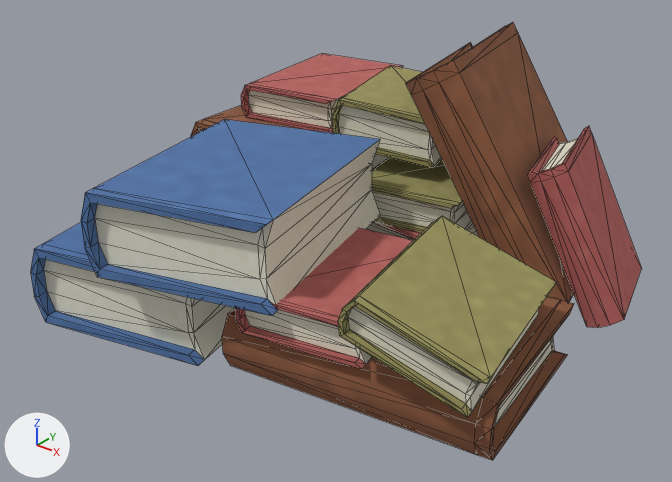
An edit to the FBX model Mo l/Assets/Art/StaticMeshes/StaticMeshesImport/Import/SM_Book_Pile.fbx, drawn before and after from the same camera.
Rendered twice from a 50 mm camera at (1.01, -1.369, 0.901) aimed at (0.011, -0.121, 0.127). The lights are fixed; the arrows at lower left show +X, +Y and +Z. Mesh edges are drawn as thin lines. Where no turn or scale is listed for an object, it has been applied to the vertices.

Objects in the first picture: 'SM_Book_Pile'.
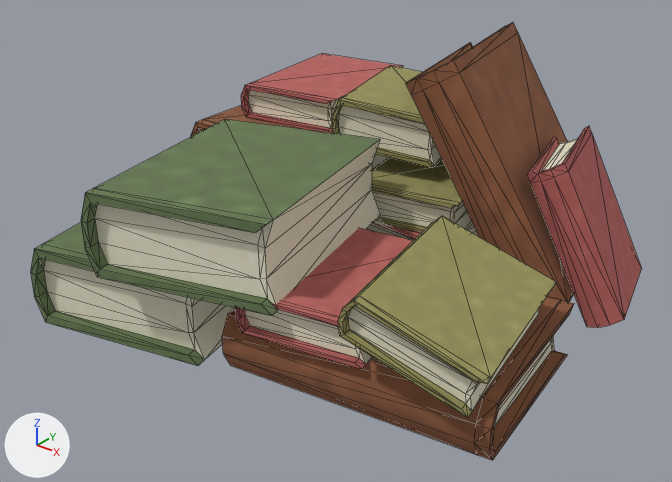
Changed parts and their boxes (x1, y1, x2, y2) in the pictures (672 x 482 px):
'SM_Book_Pile', surface changed (blue to green)
    both: (31, 117, 536, 376)
part 1 of me_mesh, surface changed (blue to green)
    both: (31, 119, 380, 366)

Edits to the bpy script that builds the scene:
```text
Add img_t_atlas_v5_png:
    img_t_atlas_v5_png = load_image('T_Atlas_V5.png', '../../../Textures/Atlas/T_Atlas_V5.png', 2048, 2048, 'sRGB')
Change mat_material__2:
    mat_material__2.texture: img_atlastemplate_v2_png -> img_t_atlas_v5_png  # not seen -> with its transparency
Change me_mesh:
    where me_mesh.from_pydata(...)  # 504 vertices, 952 faces; spans x -0.473..0.505, y -0.534..0.439, z -0.001..0.477
    used by ob_sm_book_pile; location = (0.0, 0.0, 0.0)
    me_mesh part 1: texture (UV) coordinates of 132 of 952 faces, centred in x -0.47..0.142, y -0.533..0.257, z 0.0..0.317, changed; they spanned u 0.19..0.25, v 0.0..0.06 and now span u 0.31..0.37, v 0.13..0.18
```
